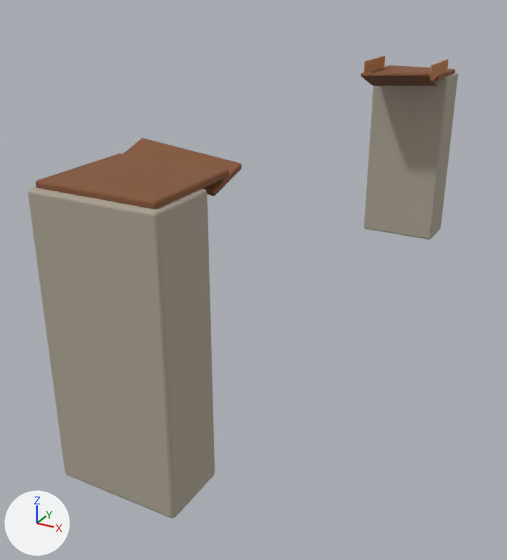
Two versions of the glTF model examples/mountain-post/models/old_bridge.glb, one commit apart.
One viewpoint serves both versions: a 50 mm lens placed at (15.1, -51.9, 6.7), pointed at (-3.4, -18.2, -10.1). Lighting does not change. The marker at lower left points along +X, +Y and +Z. The older version comes first. Vertices at exactly the same position are counted once.

The scene before the commit, as lines of its bpy script (objects in view):
```python
me_body = bpy.data.meshes.new('body')
me_body.from_pydata(...)  # 336 vertices, 640 faces; spans x -2.7..2.7, y -35.5..1.5, z -12.0..1.1
me_body.materials.append(mat_vertex_colours)
ob_body = bpy.data.objects.new('body', me_body)
ob_body.location = (0.0, 0.0, 0.0)
```
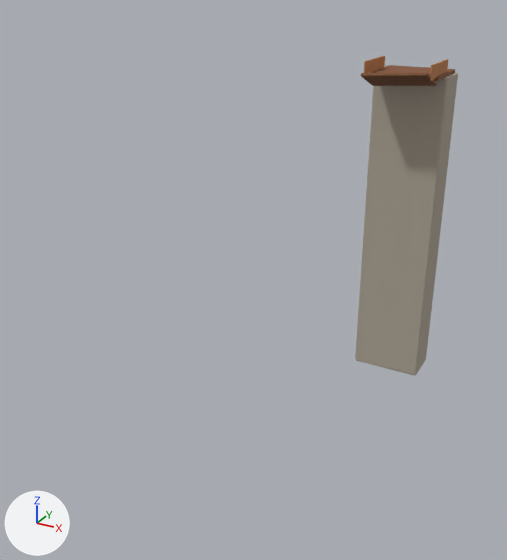
The newer file is also turned or shifted as a whole; pictures and numbers use the older file's frame.

The change in detail:
me_body is used by ob_body; location (0.0, 0.0, 0.0).
me_body had 336 vertices, 640 faces and spanned x -2.7..2.7, y -35.5..1.5, z -12.0..1.1.
me_body now has 192 vertices, 364 faces and spans x -2.7..2.7, y -5.2..1.5, z -24.0..1.1.
me_body part 1: the loose piece of 48 vertices spanning x -2.7..2.7, y -35.5..-32.5, z -12.0..0.0 is deleted.
me_body part 2: the loose piece of 48 vertices spanning x -2.3..2.3, y -31.5..-29.5, z -0.6..0.6 is deleted.
me_body part 3: the loose piece of 48 vertices spanning x -2.5..2.5, y -35.2..-30.8, z -0.1..0.2 is deleted.
Part 4, on me_body:
24 vertices are removed from x -2.7..2.7, y -1.5..1.5, z -12.0..-11.9.
58 faces are deleted.
12 vertices are added at x -2.7..2.7, y -1.5..1.5, z -24.0.
12 new vertices lie (0.0, 0.0, -23.8) away from vertices in x -2.7..2.7, y -1.5..1.5, z -0.1.
58 new faces join them.

Where the change shows, as pixel boxes (x1, y1, x2, y2) in the pictures (507 x 560 px; the box of a moved part takes in the faces that stretch with it):
'body', reshaped (76% narrower, 31% shorter)
    before: (28, 56, 458, 518)
    after: (355, 56, 458, 375)
part 1 of me_body, deleted
    before: (28, 187, 215, 518)
part 2 of me_body, deleted (brown)
    before: (123, 138, 242, 196)
part 3 of me_body, deleted (brown)
    before: (35, 153, 229, 209)
part 4 of me_body, moved or reshaped
    before: (364, 75, 458, 240)
    after: (355, 75, 458, 375)
